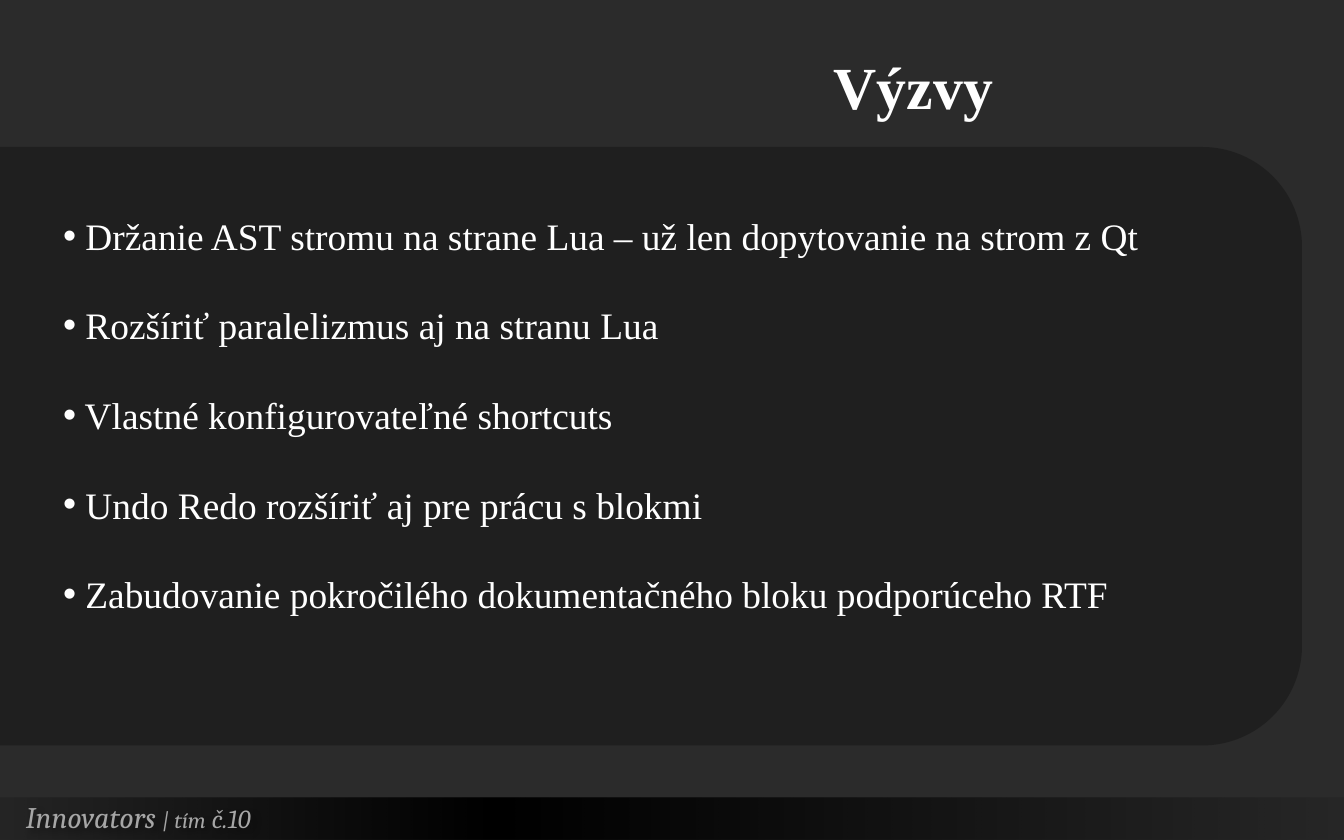
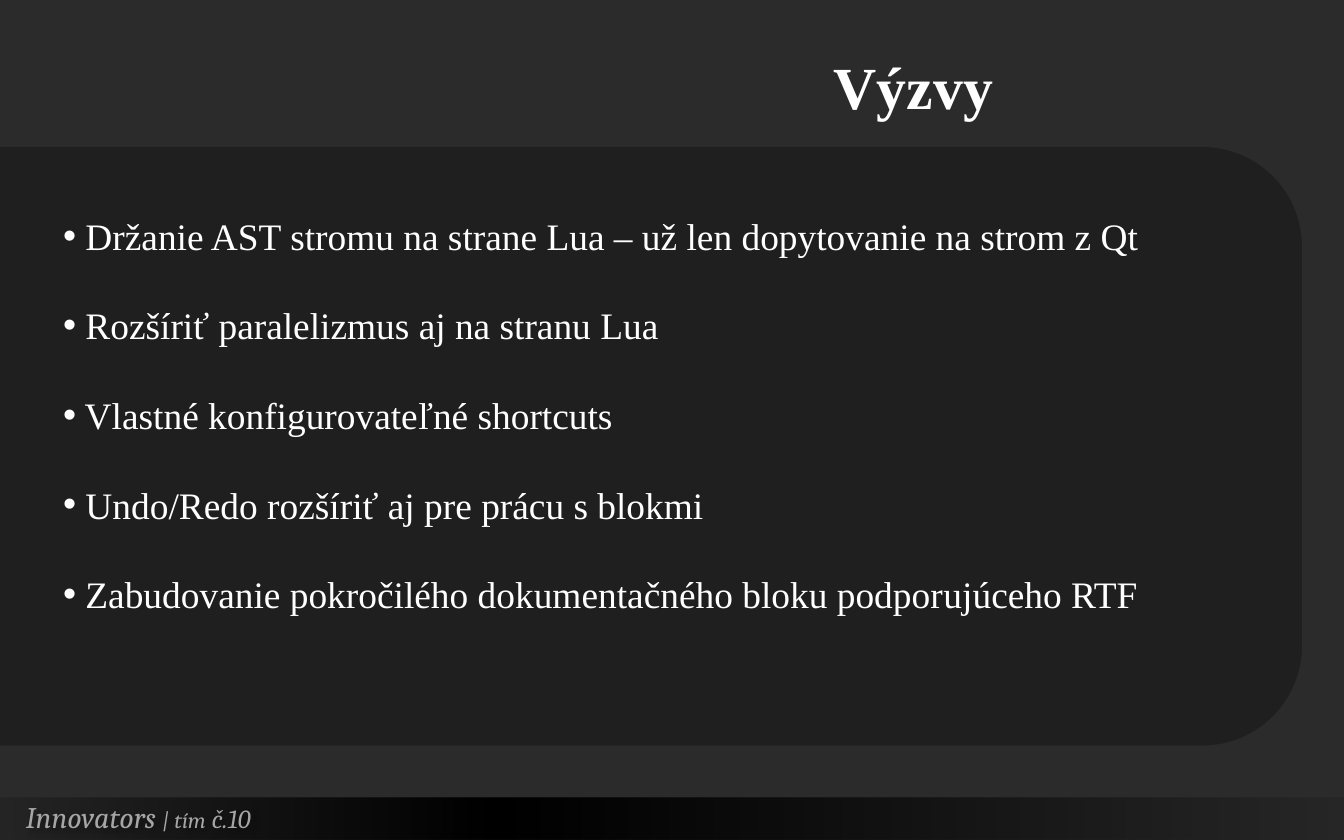
Before and after one commit to Innovators-Team10/Documentation, a slide deck: slide 14 of Dokumentacie/Ostatne/Innovators.pptx. Drawn at 1344x840 pixels with LibreOffice and Linux fonts; fonts in the diff are those of the drawing; background and template pictures are left out; a plain dark background stands for a picture behind light text. Boxes give left, top, right and bottom in pixels: in the first picture for what was removed or moved away, otherwise in the second. Text is boxed around its words. In the diff, an @@ line names an element or a change of style, - is before the commit and + after.

```diff
--- a/Dokumentacie/Ostatne/Innovators.pptx
+++ b/Dokumentacie/Ostatne/Innovators.pptx
@@ text at (x1=85, y1=492, x2=1137, y2=615): text changed @@
-• Undo Redo rozšíriť aj pre prácu s blokmi
-• Zabudovanie pokročilého dokumentačného bloku podporúceho RTF
+• Undo/Redo rozšíriť aj pre prácu s blokmi
+• Zabudovanie pokročilého dokumentačného bloku podporujúceho RTF
```
Also in this commit, not shown: 5 other slides changed.
